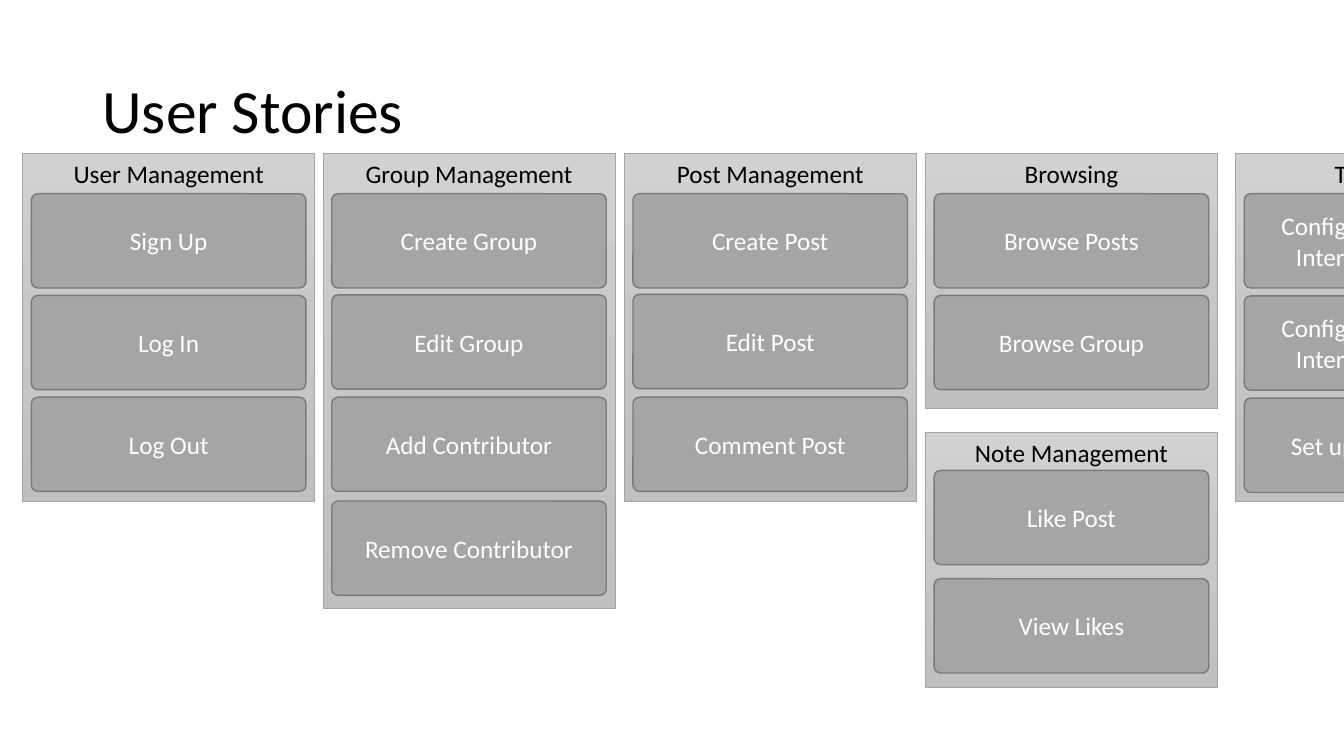
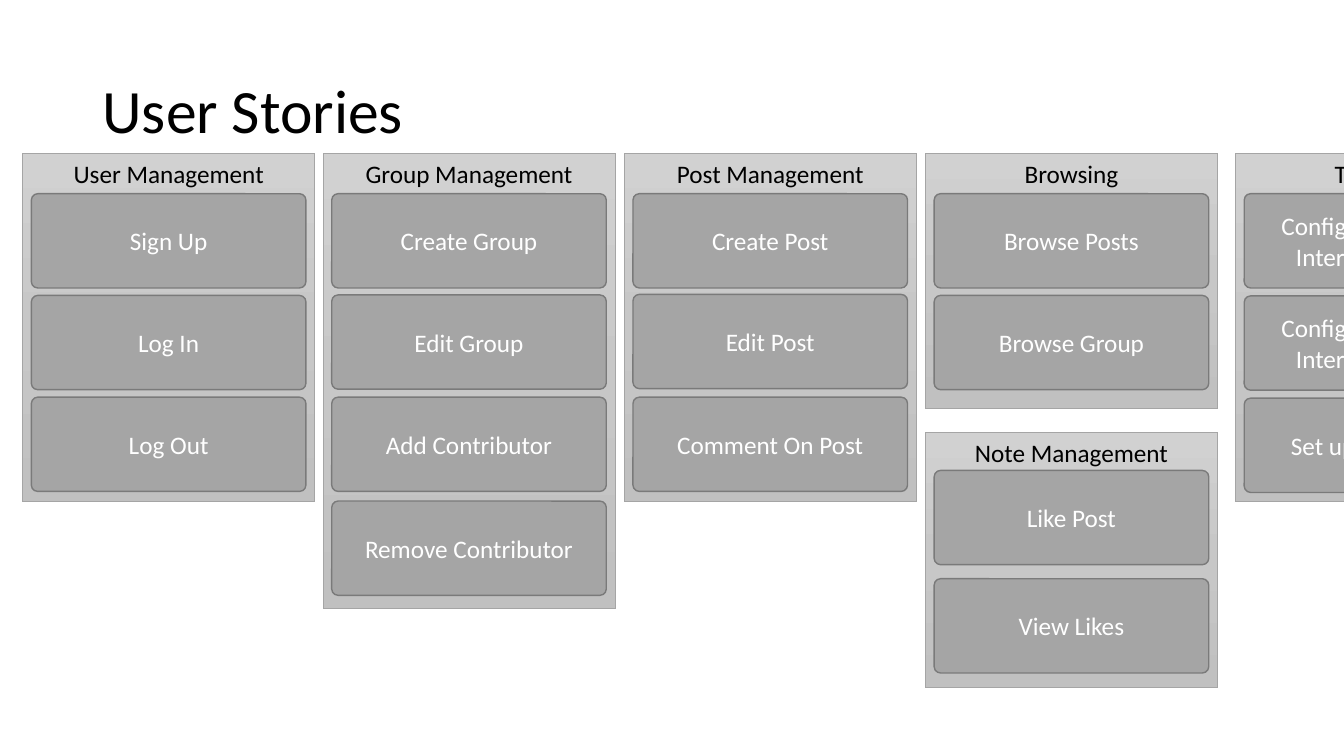
Before and after one commit to afelder09/justnoise, a slide deck: slide 3 of design/Wireframe.pptx. Drawn at 1344x756 pixels with LibreOffice and Linux fonts; fonts in the diff are those of the drawing. Boxes give left, top, right and bottom in pixels: in the first picture for what was removed or moved away, otherwise in the second. Text is boxed around its words. In the diff, an @@ line names an element or a change of style, - is before the commit and + after.

Commit message:
Added user story excel and updated model per spotify link

```diff
--- a/design/Wireframe.pptx
+++ b/design/Wireframe.pptx
@@ text in rounded rectangle at (677, 438, 863, 454): text changed @@
-Comment Post
+Comment On Post
```
Also in this commit, not shown: 3 other slides changed, 1 slide added, 1 slide removed, 7 other files.
